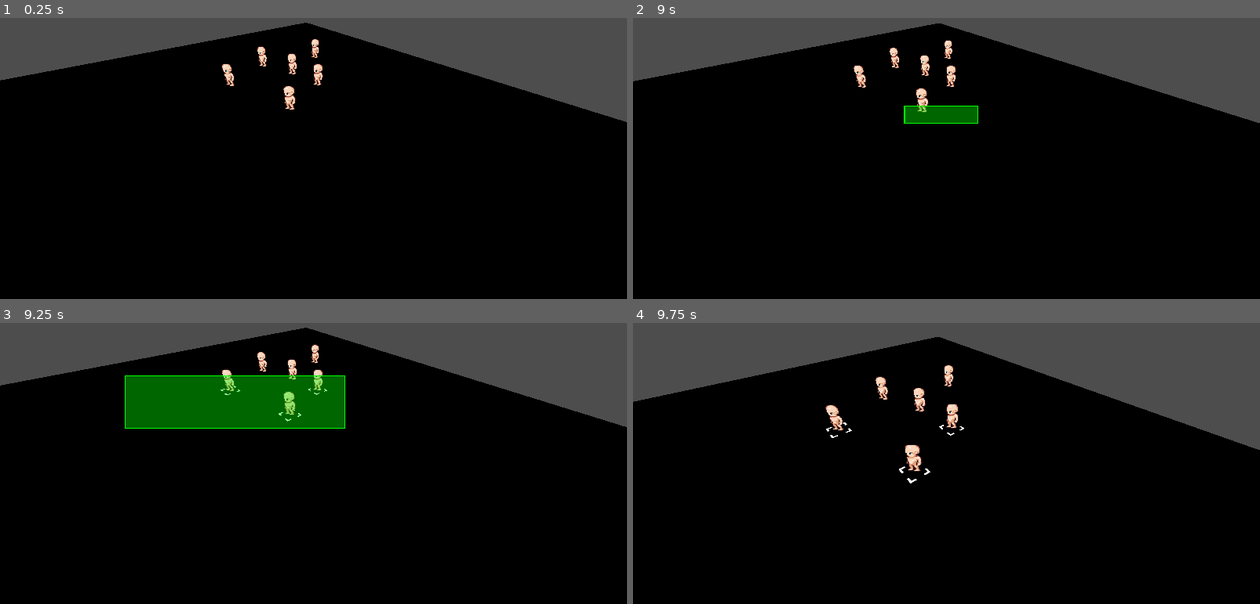
Above: before the commit, frames 1-4 (two rows, left to right).
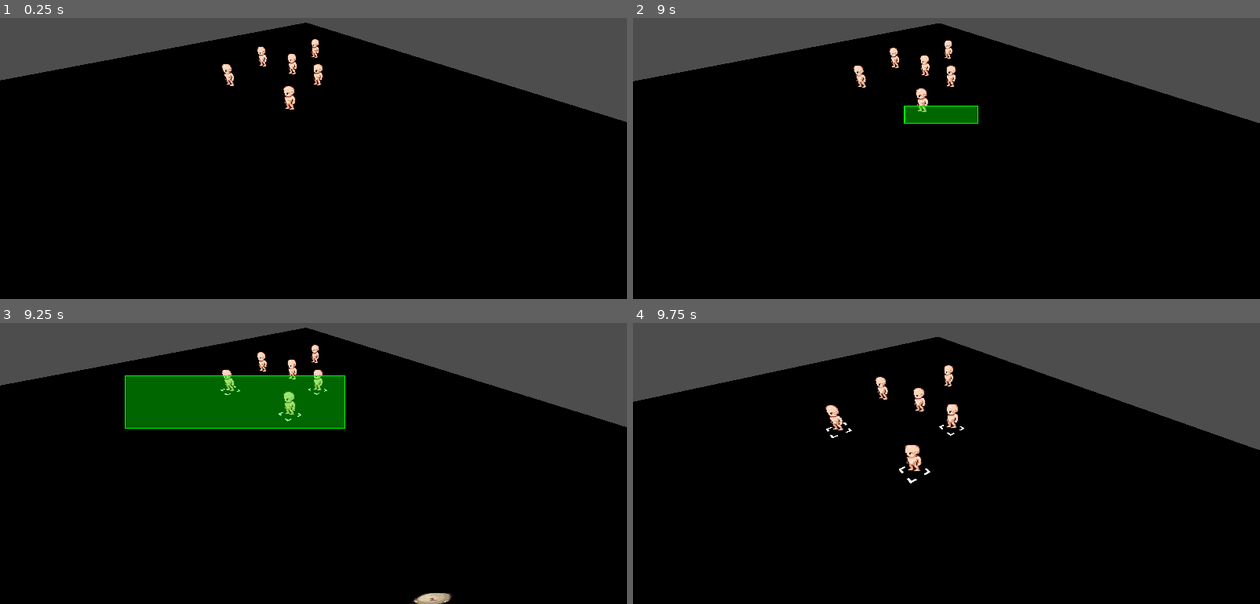
Above: after the commit, the same moments.

Repository: bragasap/gproject
Game: Godot game, scene res://test.tscn
The game is run twice, just before and just after one commit, with the same random seed, the same clock (stepped at 60 frames per second) and the same inputs.
Inputs (mouse positions are in pixels of both pictures, inside the frame that each line leads up to):
- Up to frame 1 (0.25 s): no input
- Up to frame 2 (9 s): move the mouse to (915, 192) at 0.52 s; hold Up (ui_up) 0.53-1.25 s; click (915, 192) at 0.67 s; drag from (1134, 175) to (915, 192) at 1.27 s; move the mouse to (758, 71) at 2.02 s; hold Left (ui_left) 2.03-2.75 s; drag from (977, 121) to (758, 71) at 2.77 s; move the mouse to (852, 34) at 3.52 s; hold Down (ui_down) 3.53-4.25 s; drag from (1084, 105) to (852, 34) at 4.27 s; move the mouse to (821, 141) at 5.02 s; hold Up (ui_up) 5.03-5.75 s; click (821, 141) at 5.17 s; drag from (1009, 46) to (821, 141) at 5.77 s; move the mouse to (915, 192) at 6.52 s; hold Right (ui_right) 6.53-7.25 s; drag from (1134, 175) to (915, 192) at 7.27 s; move the mouse to (758, 71) at 8.02 s; hold Down (ui_down) 8.03-8.75 s; drag from (977, 121) to (758, 71) at 8.77 s
- Up to frame 3 (9.25 s): no input
- Up to frame 4 (9.75 s): move the mouse to (852, 339) at 9.52 s; hold Up (ui_up) from 9.53 s (still down); click (852, 339) at 9.67 s

Frames 1-2 are identical in both runs. In frame 3, 0.2% of the frame differs, in the area x 65-73%, y 96-100%; in frame 4, nothing differs.

Commit message:
light cleanup pushing so I can work on my laptop

Diff:
--- a/basescripts/combat.gd
+++ b/basescripts/combat.gd
@@ -27,6 +27,7 @@
 			attacking = false
 			return
 		await get_tree().create_timer(get_parent().attackRate).timeout
+	##broken currently
 	if(body!=null):
 		attack(closest)
 	else:
--- a/basescripts/unit.gd
+++ b/basescripts/unit.gd
@@ -12,6 +12,8 @@
 @export var attackRate:float = 1.0
 ##will be used as an array of ints for friendly, if not in the list assumed hostile
 @export var friendly:Array
+##this is causing issue fix later, its assume what cam to use due to becoming a packed scene
+
 @onready var cam: Camera3D = $"../player/Camera3D"
 func _ready() -> void:
 	add_to_group("team_%d" % faction)
--- a/control.gd
+++ b/control.gd
@@ -16,7 +16,6 @@
 		var result := space_state.intersect_ray(query)
 		if result.is_empty():
 			return  # Ray hit nothing
-
 		for unit in get_tree().get_nodes_in_group("selected-units"):
 
 			unit.newWaypoint(result["position"])
--- a/graveyard/graveyard.gd
+++ b/graveyard/graveyard.gd
@@ -16,7 +16,7 @@
 	var instance = unitList[0].instantiate()
 	instance.faction = faction
 	add_sibling.call_deferred(instance)
-	instance.global_position = spawnPoint.global_position
+	instance.position = spawnPoint.global_position
 	currUnits.append(instance)
 	updateTarget.call_deferred(instance)
 func updateTarget(unit):
--- a/player.tscn
+++ b/player.tscn
@@ -1,8 +1,8 @@
 [gd_scene format=3 uid="uid://ckudr8chj1kgo"]
 
 [ext_resource type="Script" uid="uid://br1seygui4q2b" path="res://basescripts/player.gd" id="1_i3pqv"]
-[ext_resource type="Script" uid="uid://ckp4b53u6oy0k" path="res://basescripts/control.gd" id="2_hqtel"]
-[ext_resource type="Script" uid="uid://cb4eam8v584o8" path="res://basescripts/camera_3d.gd" id="3_sweqy"]
+[ext_resource type="Script" uid="uid://ckp4b53u6oy0k" path="res://control.gd" id="2_hqtel"]
+[ext_resource type="Script" uid="uid://cb4eam8v584o8" path="res://camera_3d.gd" id="3_sweqy"]
 
 [node name="player" type="Node3D" unique_id=1666066983]
 script = ExtResource("1_i3pqv")
--- a/test.tscn
+++ b/test.tscn
@@ -5,8 +5,8 @@
 [ext_resource type="PackedScene" uid="uid://1gph6gv7x318" path="res://graveyard/graveyard.tscn" id="3_6uqi0"]
 
 [sub_resource type="NavigationMesh" id="NavigationMesh_37kl0"]
-vertices = PackedVector3Array(-4.5, 0.26236486, 3.25, -3.75, 0.26236486, 3.25, -3.5, 0.26236486, 2, -4.5, 0.26236486, -4.5, -1.75, 0.26236486, 2, -1.75, 0.26236486, 4.25, -1.5, 0.26236486, 4.5, 4.5, 0.26236486, 4.5, 4.5, 0.26236486, -4.5, -3.5, 0.26236486, 4.25, -4.5, 0.26236486, 4.5)
-polygons = [PackedInt32Array(1, 0, 2), PackedInt32Array(2, 0, 3), PackedInt32Array(5, 4, 6), PackedInt32Array(6, 4, 7), PackedInt32Array(4, 2, 3), PackedInt32Array(7, 4, 8), PackedInt32Array(8, 4, 3), PackedInt32Array(1, 9, 0), PackedInt32Array(0, 9, 10), PackedInt32Array(5, 6, 9), PackedInt32Array(9, 6, 10)]
+vertices = PackedVector3Array(-4.5, 0.26236486, 0.25, -3.75, 0.26236486, 0.25, -3.5, 0.26236486, -1, -4.5, 0.26236486, -4.5, -1.75, 0.26236486, 1.25, -3.5, 0.26236486, 1.25, -3.5, 0.26236486, 2, -1.5, 0.26236486, 2.25, -1.5, 0.26236486, -0.75, 4.5, 0.26236486, -4.5, -1.75, 0.26236486, 4.25, -1.5, 0.26236486, 4.5, 4.5, 0.26236486, 4.5, -4.5, 0.26236486, 4.5, -3.75, 0.26236486, 4)
+polygons = [PackedInt32Array(1, 0, 2), PackedInt32Array(2, 0, 3), PackedInt32Array(5, 4, 6), PackedInt32Array(6, 4, 7), PackedInt32Array(2, 3, 8), PackedInt32Array(8, 3, 9), PackedInt32Array(10, 7, 11), PackedInt32Array(11, 7, 12), PackedInt32Array(4, 8, 7), PackedInt32Array(7, 8, 12), PackedInt32Array(12, 8, 9), PackedInt32Array(1, 5, 0), PackedInt32Array(0, 5, 6), PackedInt32Array(0, 6, 14), PackedInt32Array(0, 14, 13), PackedInt32Array(10, 11, 14), PackedInt32Array(14, 11, 13)]
 
 [sub_resource type="BoxShape3D" id="BoxShape3D_8uh7m"]
 size = Vector3(10, 1, 10)
@@ -41,6 +41,9 @@
 [node name="NavigationRegion3D" type="NavigationRegion3D" parent="." unique_id=1883380005]
 navigation_mesh = SubResource("NavigationMesh_37kl0")
 
+[node name="Graveyard" parent="NavigationRegion3D" unique_id=167670507 instance=ExtResource("3_6uqi0")]
+transform = Transform3D(0.024571763, 0, 0.99969804, 0, 1, 0, -0.99969804, 0, 0.024571763, -2.6964307, -0.11152458, 3.0792522)
+
 [node name="ground" type="StaticBody3D" parent="NavigationRegion3D" unique_id=21700728]
 transform = Transform3D(1, 0, 0, 0, 1, 0, 0, 0, 1, 0, -0.73763514, 0)
 
@@ -54,6 +57,3 @@
 
 [node name="player" parent="." unique_id=1666066983 instance=ExtResource("2_8uh7m")]
 transform = Transform3D(1, 0, 0, 0, 1, 0, 0, 0, 1, -0.8771783, 1.9747307, 2.805)
-
-[node name="Graveyard" parent="." unique_id=167670507 instance=ExtResource("3_6uqi0")]
-transform = Transform3D(1, 0, 0, 0, 1, 0, 0, 0, 1, -2.6964307, -0.16990209, 3.0792522)
